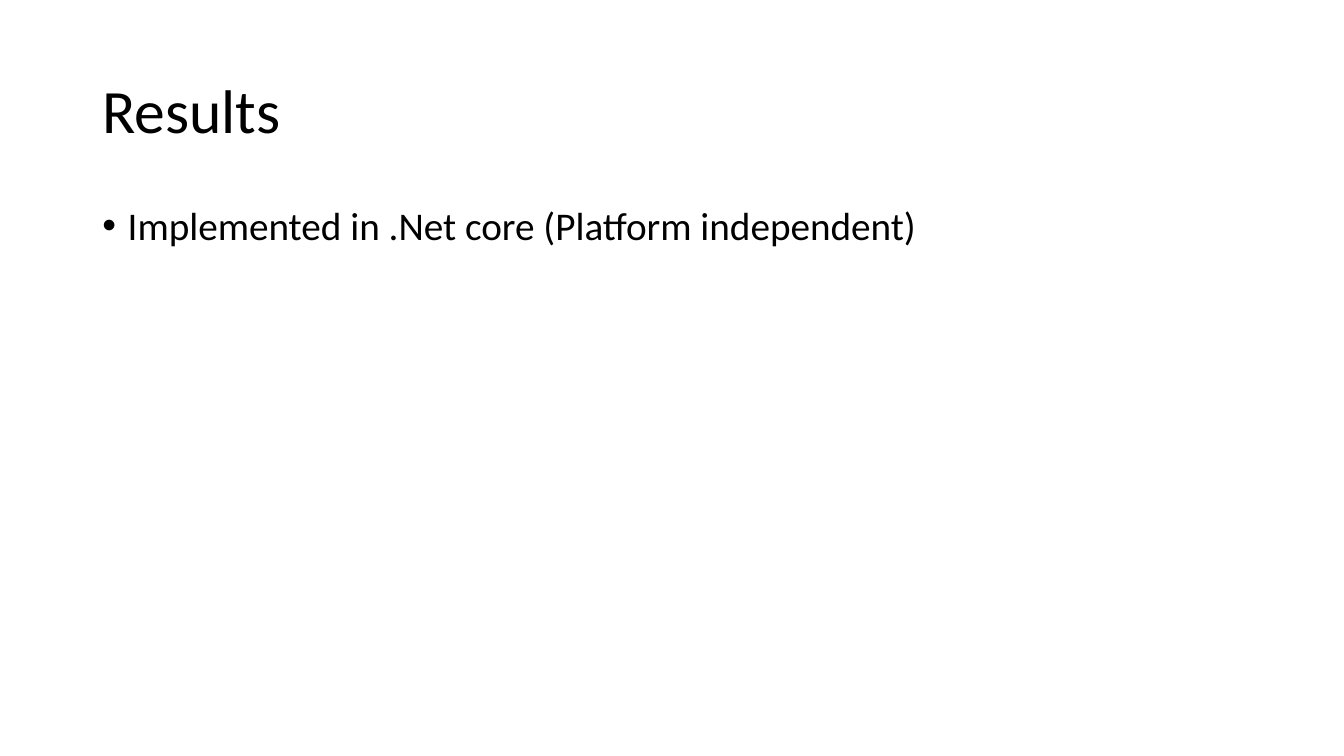
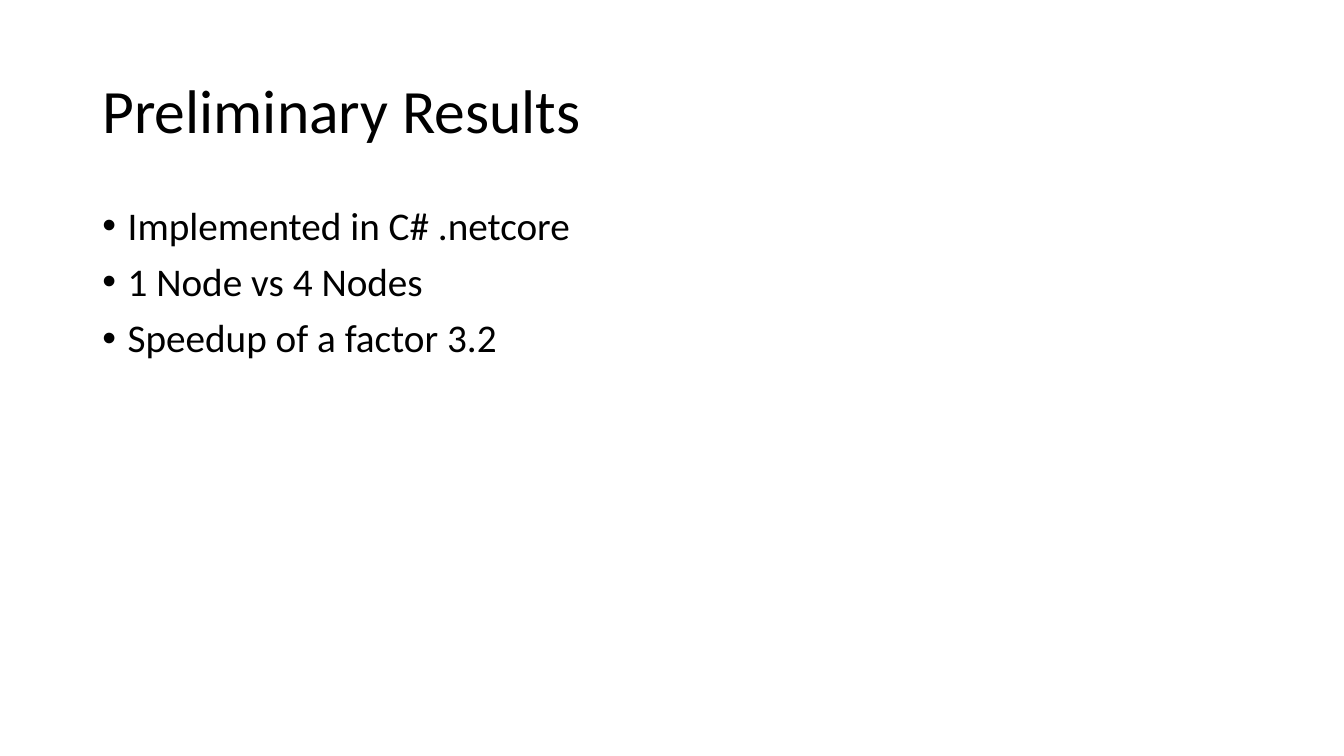
Before and after one commit to lord-blueberry/p9-doc, a slide deck: slide 20 of SKA-Days/Towards Distributed Image Reconstruction.pptx (slide 22 before the commit). Drawn at 1344x756 pixels with LibreOffice and Linux fonts; fonts in the diff are those of the drawing. Boxes give left, top, right and bottom in pixels: in the first picture for what was removed or moved away, otherwise in the second. Text is boxed around its words. In the diff, an @@ line names an element or a change of style, - is before the commit and + after.

```diff
--- a/SKA-Days/Towards Distributed Image Reconstruction.pptx
+++ b/SKA-Days/Towards Distributed Image Reconstruction.pptx
@@ title at <box>102,90,580,143</box>: text changed @@
-Results
+Preliminary Results
@@ text at <box>128,212,570,359</box>: text changed @@
-• Implemented in .Net core (Platform independent)
+• Implemented in C# .netcore
+• 1 Node vs 4 Nodes
+• Speedup of a factor 3.2
```
Also in this commit, not shown: 9 other slides changed, 2 slides added, 3 slides removed, 1 other file.
